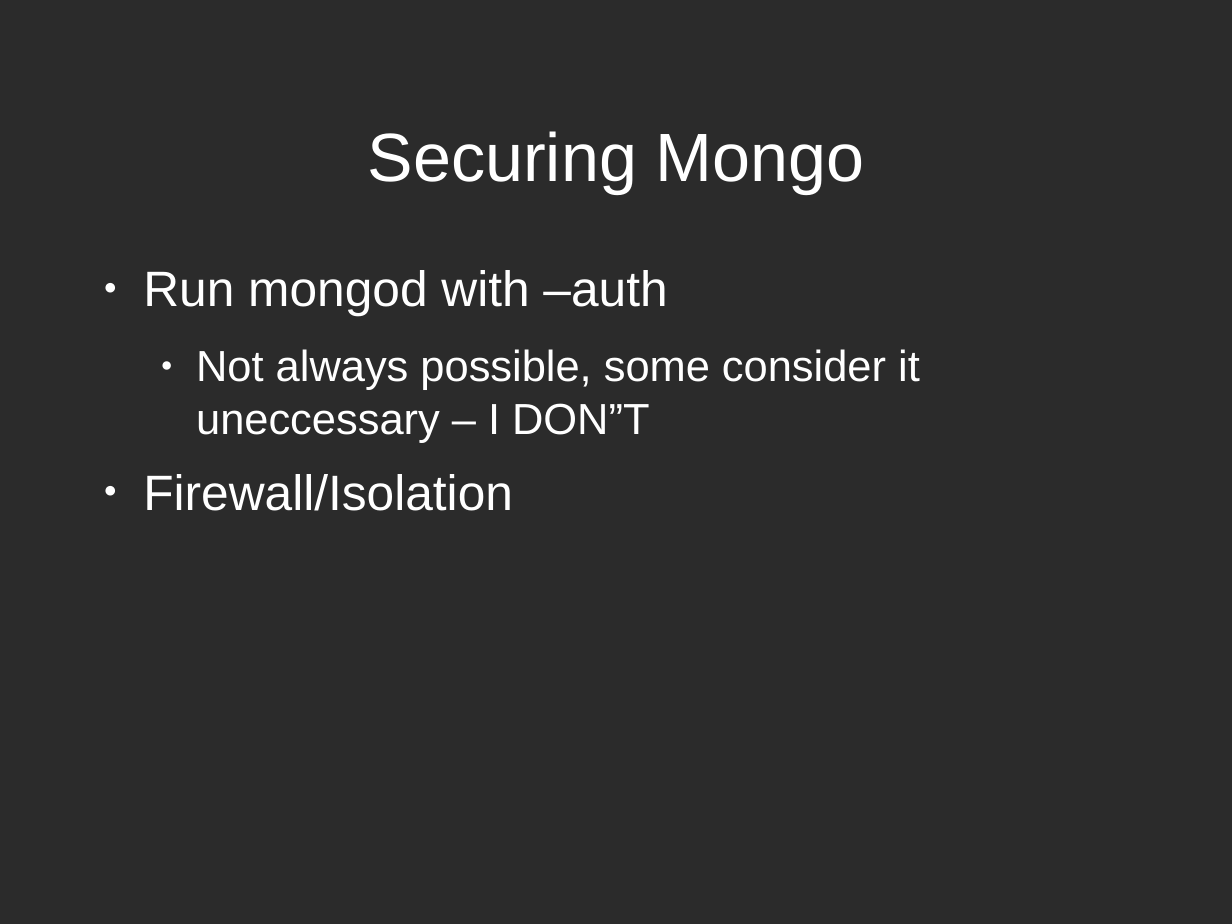
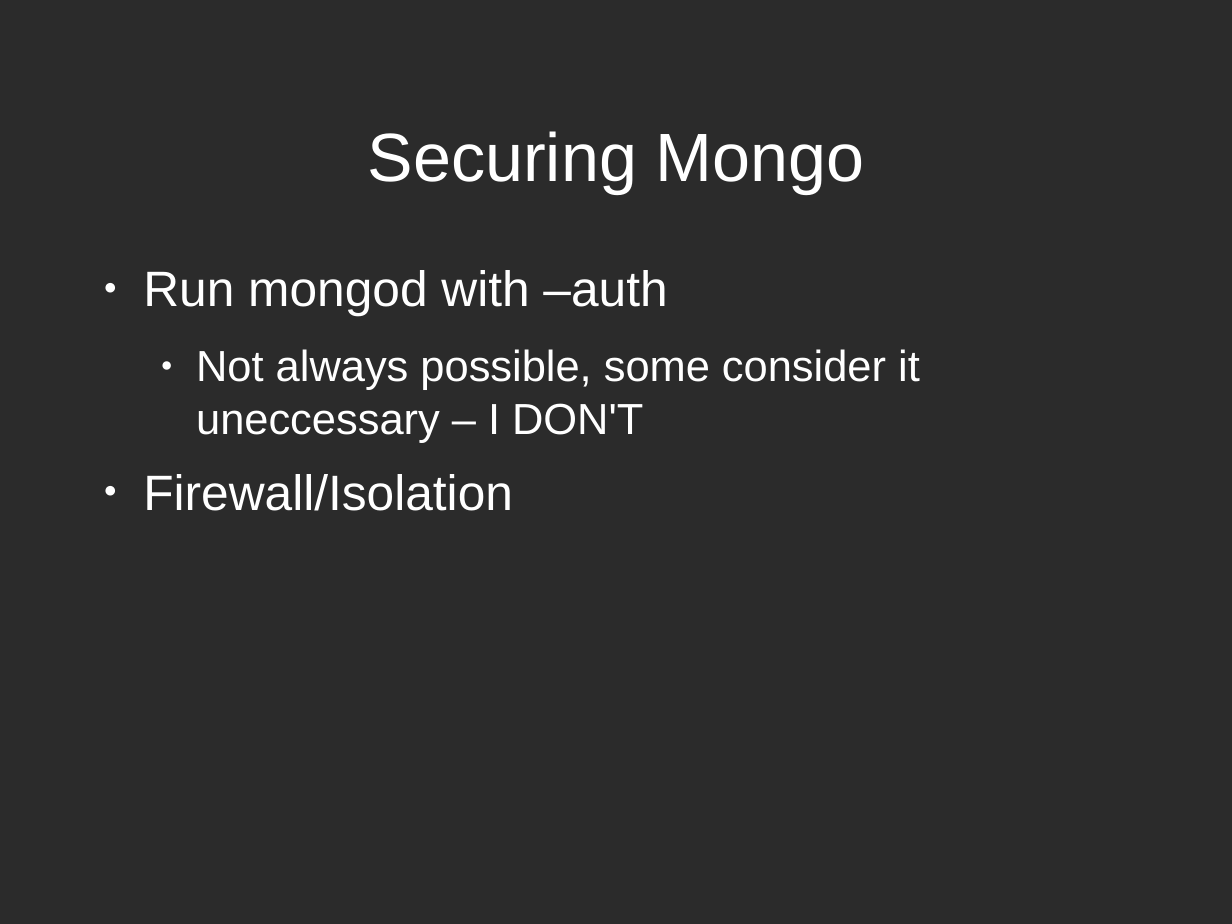
Before and after one commit to zippy1981/TalkMaterials, a slide deck: slide 13 of MongoMeetup/2010-July/Mongo Windows Administration for the Unix Programmer.odp. Drawn at 1232x924 pixels with LibreOffice and Linux fonts; fonts in the diff are those of the drawing; background and template pictures are left out; a plain dark background stands for a picture behind light text. Boxes give left, top, right and bottom in pixels: in the first picture for what was removed or moved away, otherwise in the second. Text is boxed around its words. In the diff, an @@ line names an element or a change of style, - is before the commit and + after.

```diff
--- a/MongoMeetup/2010-July/Mongo Windows Administration for the Unix Programmer.odp
+++ b/MongoMeetup/2010-July/Mongo Windows Administration for the Unix Programmer.odp
@@ text at bbox=[196, 349, 920, 443]: text changed @@
-  ● Not always possible, some consider it uneccessary – I DON”T
+  ● Not always possible, some consider it uneccessary – I DON'T
```
Also in this commit, not shown: 3 other slides changed, 1 slide added, 5 other files.
